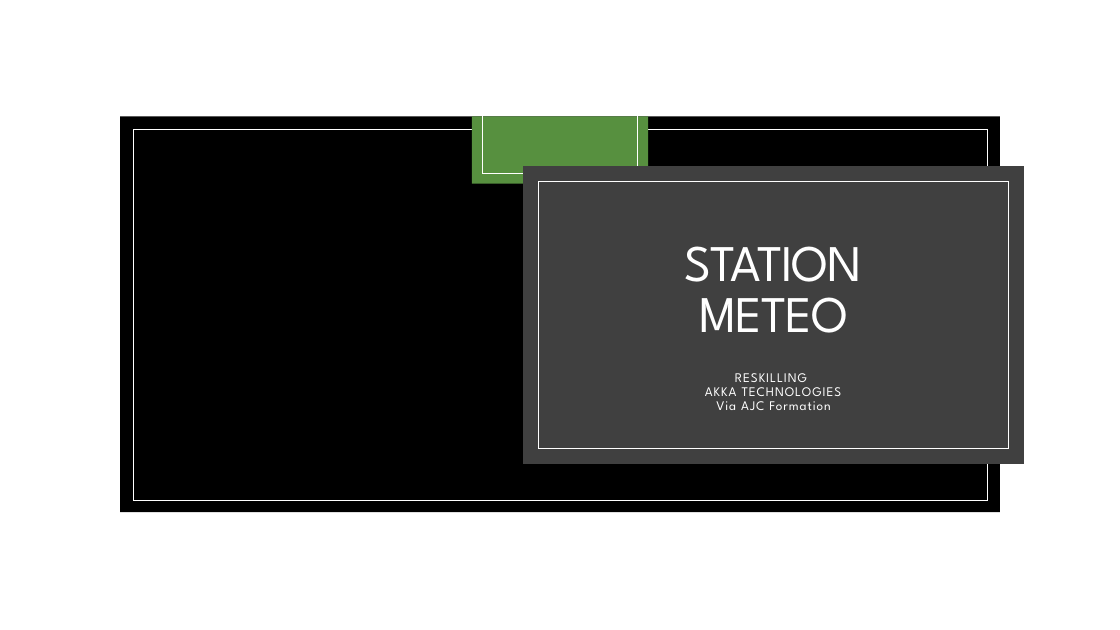
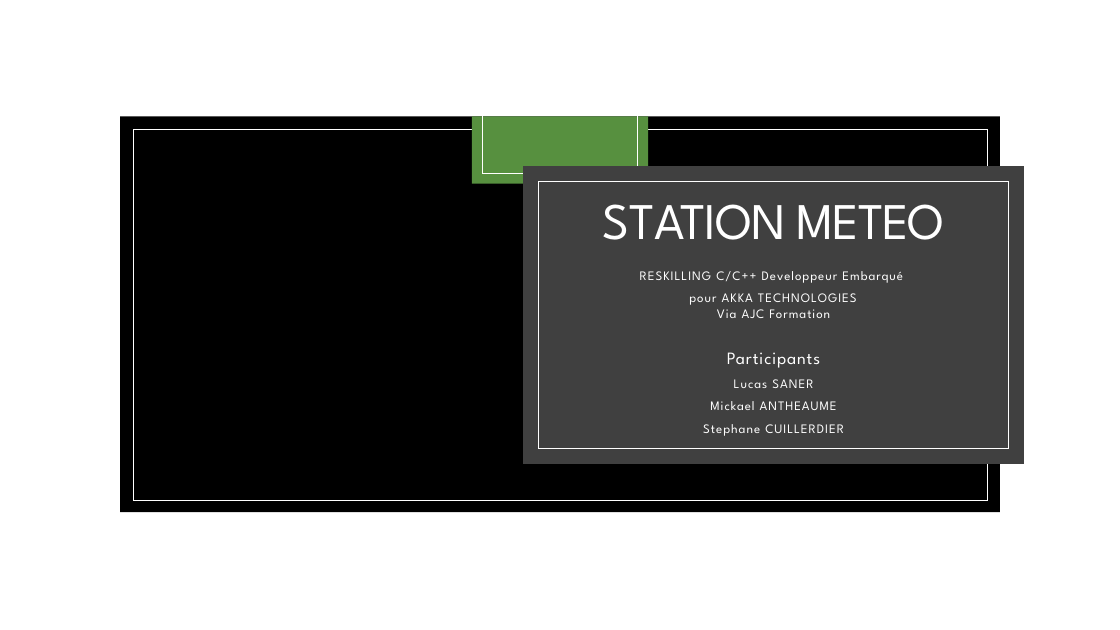
Before and after one commit to aiekick/ProjectStationMeteo, a slide deck: slide 1 of doc/StationMeteo_Soutenance.pptx. Drawn at 1120x630 pixels with LibreOffice and Linux fonts; fonts in the diff are those of the drawing; background and template pictures are left out. Boxes give left, top, right and bottom in pixels: in the first picture for what was removed or moved away, otherwise in the second. Text is boxed around its words. In the diff, an @@ line names an element or a change of style, - is before the commit and + after.

```diff
--- a/doc/StationMeteo_Soutenance.pptx
+++ b/doc/StationMeteo_Soutenance.pptx
@@ title "STATION METEO" rewrapped from bbox=[685, 246, 862, 333] to bbox=[602, 204, 945, 240] @@
@@ subtitle at bbox=[640, 271, 903, 436]: text changed; size 11.2 to 11.1 pt @@
-RESKILLING
-AKKA TECHNOLOGIES
-Via AJC Formation
+RESKILLING C/C++ Developpeur Embarqué
+pour AKKA TECHNOLOGIES
+Via AJC Formation
+Participants
+Lucas SANER
+Mickael ANTHEAUME
+Stephane CUILLERDIER
```
Also in this commit, not shown: 8 other slides changed, 20 slides added, 2 other files.
